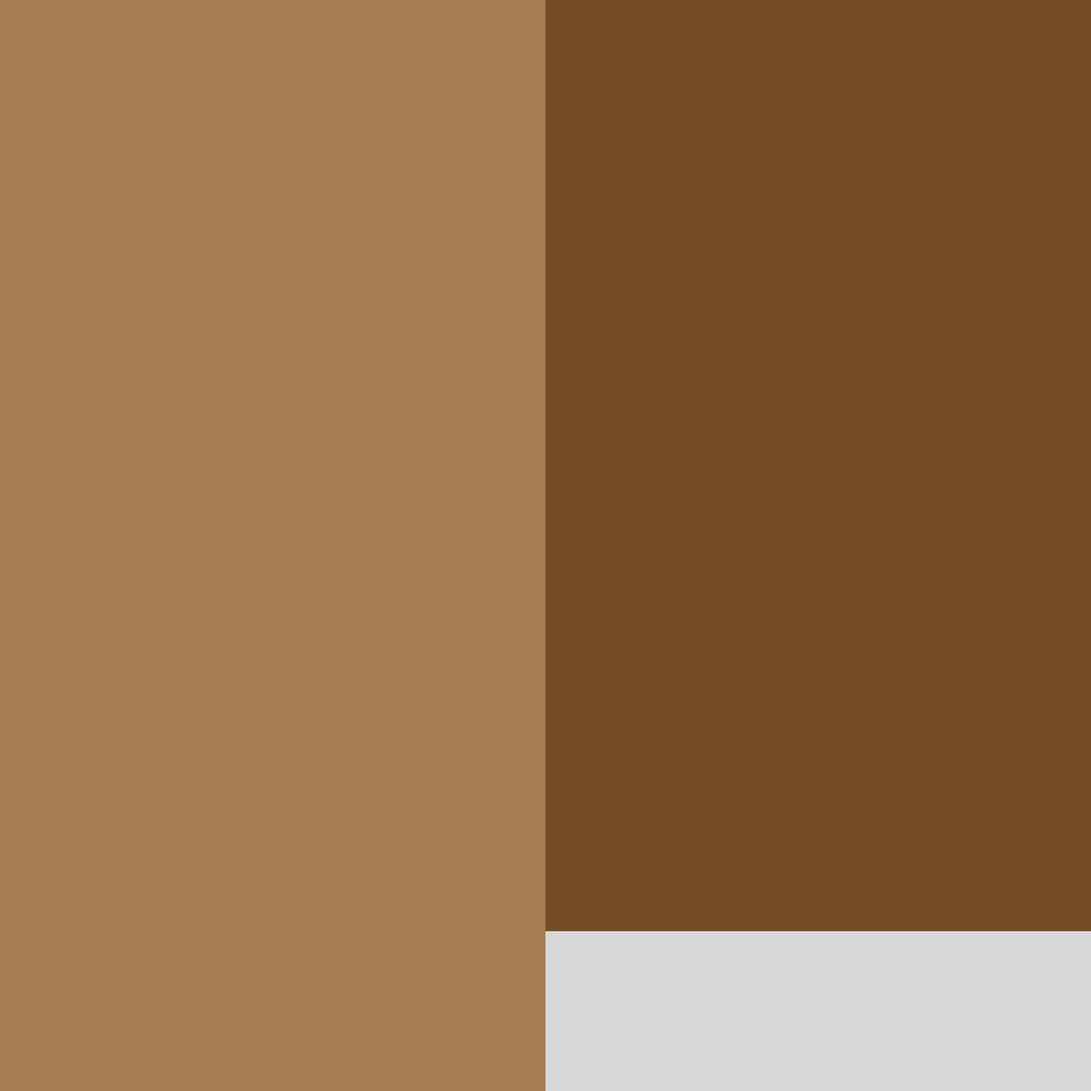
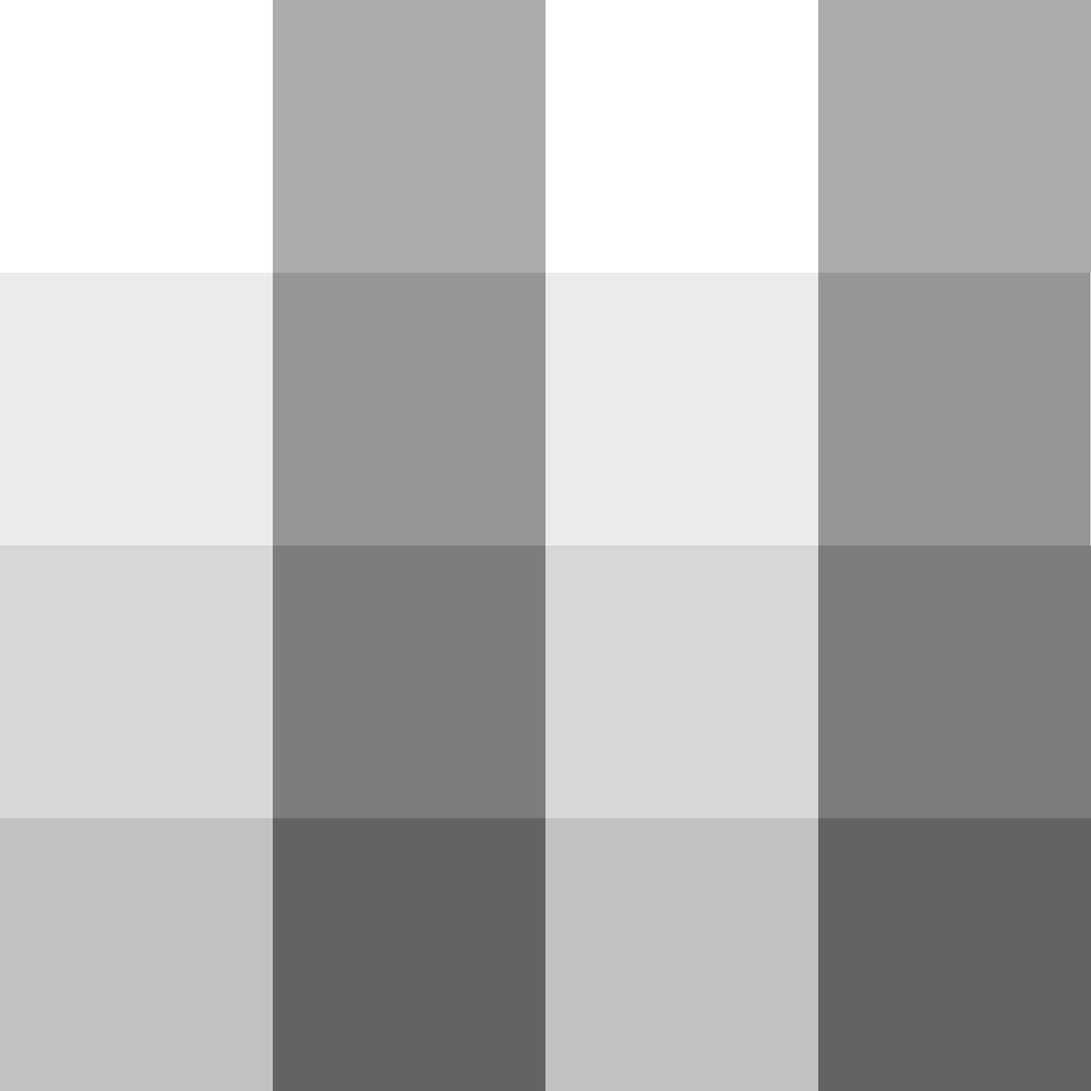
Two versions of the same layered image (1091x1091). Layer-by-layer changes:
removed layer "Rectangle 3" over <box>545,931,1091,1091</box>
removed layer "Rectangle 2" over <box>545,0,1091,932</box>
added layer "#EB8540" above "#FF6600" over <box>0,0,273,273</box>
added layer "#FF6600" above "#A55D35" over <box>272,0,546,273</box>
added layer "#A55D35" above "#915B51" over <box>545,0,819,273</box>
added layer "#915B51" above "#A45209" over <box>818,0,1091,273</box>
added layer "#A45209" above "#533419" over <box>0,272,273,546</box>
added layer "#533419" above "#AB988B" over <box>272,272,546,546</box>
added layer "#AB988B" above "#DABD95" over <box>545,272,819,546</box>
added layer "#DABD95" above "#EED090" over <box>818,272,1091,546</box>
renamed "Rectangle 1" to "#EED090", painted on it over <box>0,0,546,1091</box>
removed layer "Background" over <box>0,0,1091,1091</box>
added layer "#EDC844" above "#FFCC33" over <box>272,545,546,819</box>
added layer "#FFCC33" above "#A3C586" over <box>545,545,819,819</box>
added layer "#A3C586" above "#5B7444" over <box>818,545,1091,819</box>
added layer "#5B7444" above "#D4E7ED" over <box>0,818,273,1091</box>
added layer "#D4E7ED" above "#74A6BD" over <box>272,818,546,1091</box>
added layer "#74A6BD" above "#7195A3" over <box>545,818,819,1091</box>
added layer "#7195A3" over <box>818,818,1091,1091</box>
